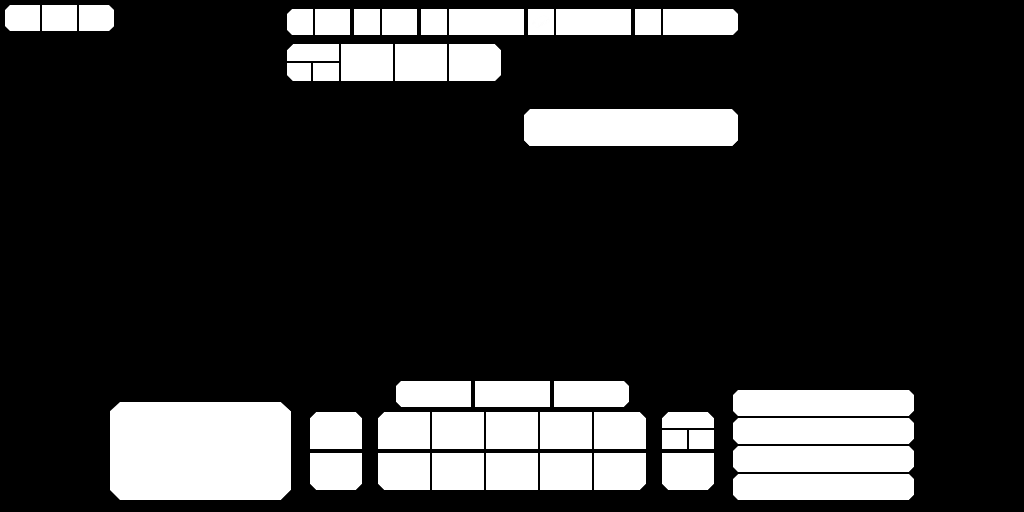
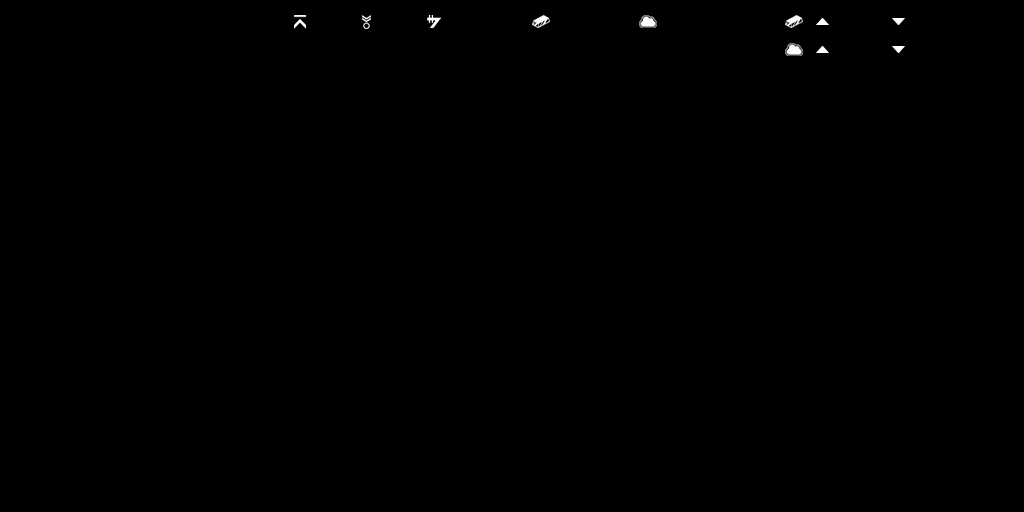
Layer changes from the first 1024x512 image to the second:
added group "Top Bar" with 7 layers above "Bottom Bar" over box(5, 5, 905, 146)
moved "Empire Tree" into group "Top Bar", painted on it over box(5, 5, 114, 31)
moved "Player Name" into group "Top Bar", painted on it over box(524, 109, 738, 146)
moved "Menu" into group "Top Bar", painted on it over box(287, 44, 501, 81)
moved "Resource Icons" into group "Top Bar" over box(294, 15, 657, 29)
moved "Resources" into group "Top Bar", painted on it over box(287, 9, 738, 35)
added layer "Market Icons" in group "Top Bar" over box(785, 15, 905, 56)
added layer "Market" in group "Top Bar" over box(785, 15, 905, 56)
painted on "Picture" over box(110, 402, 291, 500)
painted on "Status" over box(396, 381, 629, 407)
painted on "Command Buttons Top" over box(310, 412, 714, 449)
painted on "Command Buttons Bottom" over box(310, 453, 714, 490)
painted on "Events" over box(733, 390, 914, 500)
